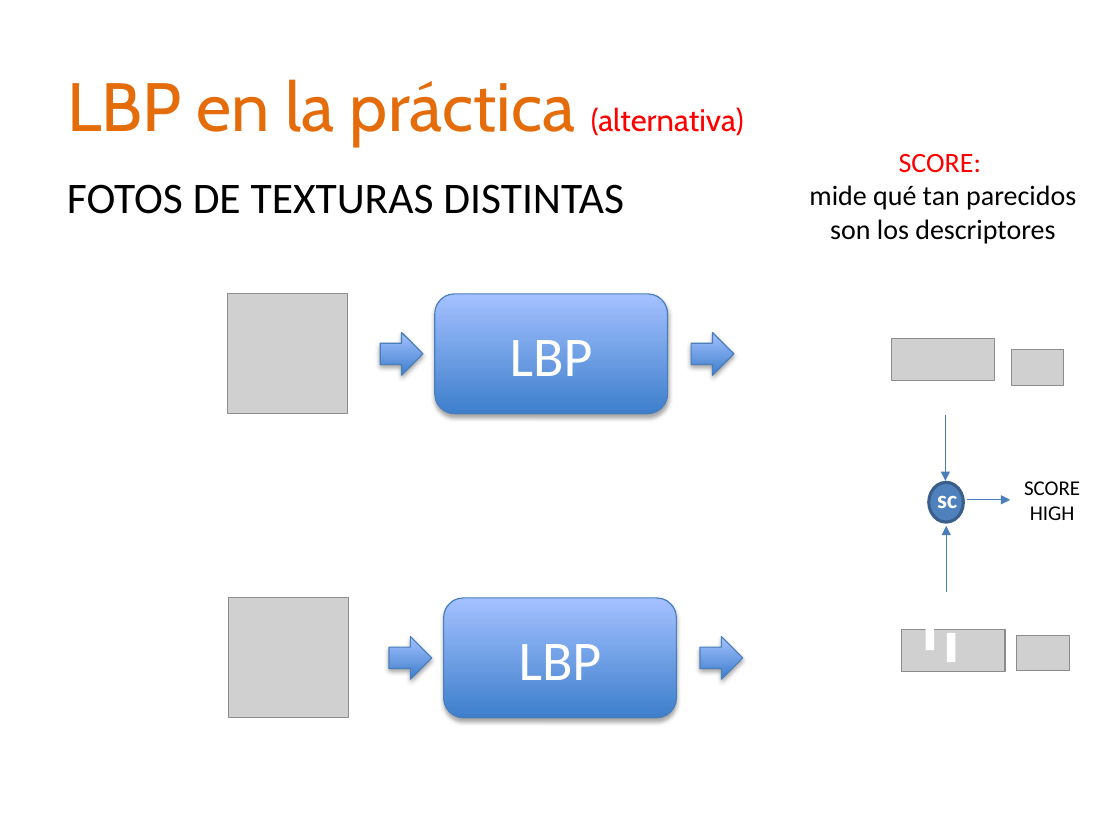
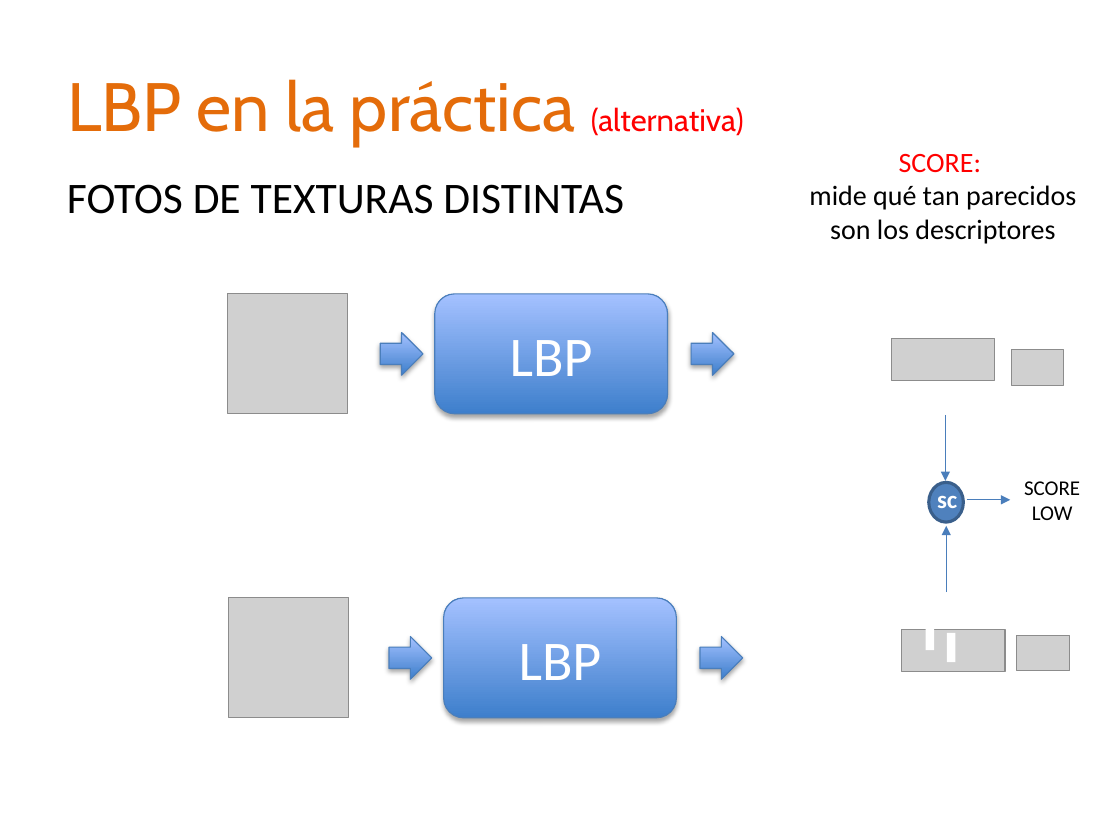
Before and after one commit to MFMG99/patrones, a slide deck: slide 60 of clases/Cap02_Extraccion_de_Caracteristicas/presentations/PAT02_LocalBinaryPatterns.pptx. Drawn at 1120x840 pixels with LibreOffice and Linux fonts; fonts in the diff are those of the drawing; grey boxes stand for pictures. Boxes give left, top, right and bottom in pixels: in the first picture for what was removed or moved away, otherwise in the second. Text is boxed around its words. In the diff, an @@ line names an element or a change of style, - is before the commit and + after.

```diff
--- a/clases/Cap02_Extraccion_de_Caracteristicas/presentations/PAT02_LocalBinaryPatterns.pptx
+++ b/clases/Cap02_Extraccion_de_Caracteristicas/presentations/PAT02_LocalBinaryPatterns.pptx
@@ text at [1032, 506, 1073, 520]: text changed @@
-HIGH
+LOW
```
Also in this commit, not shown: 1 other slide changed, 1 other file.
